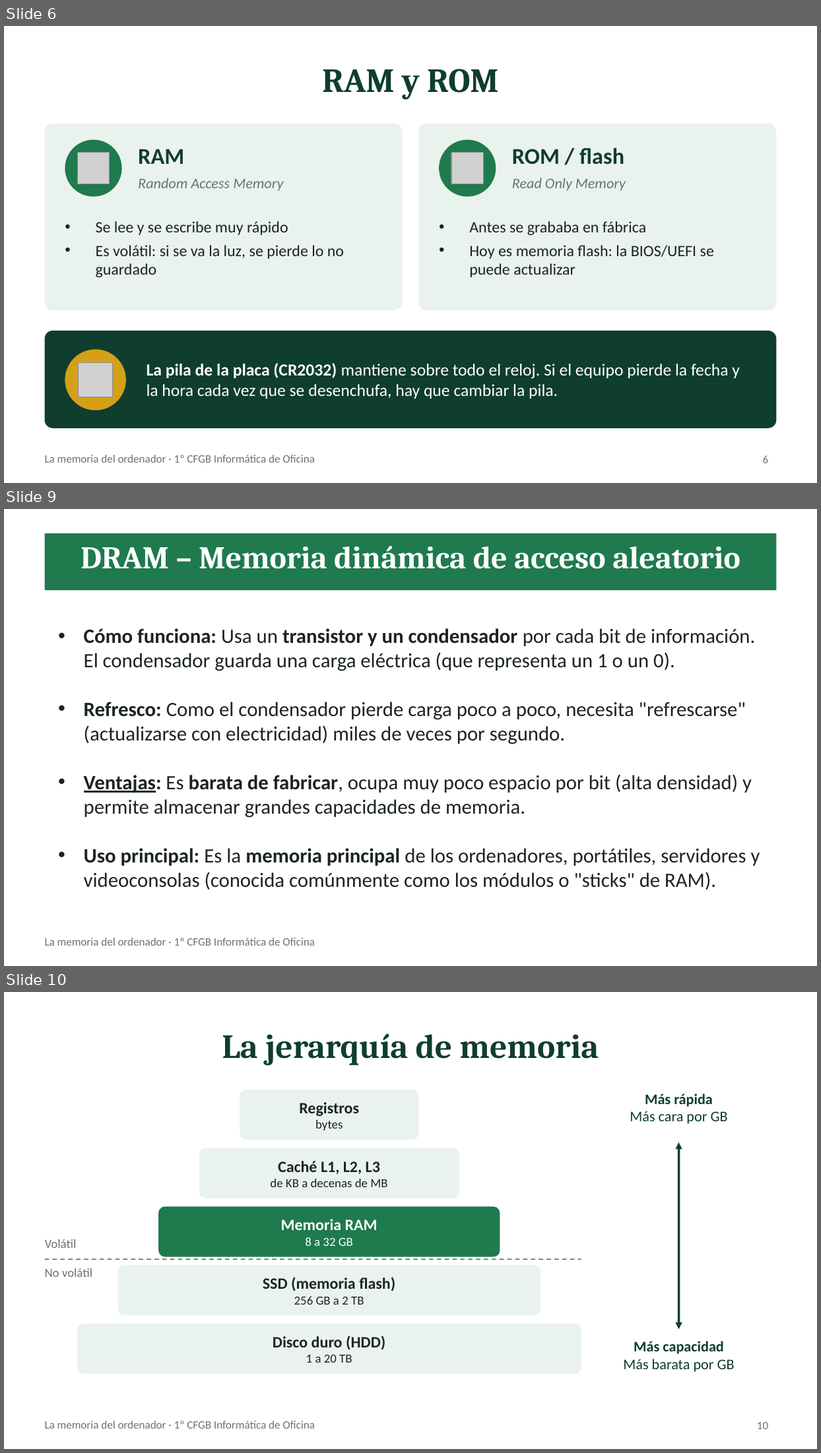
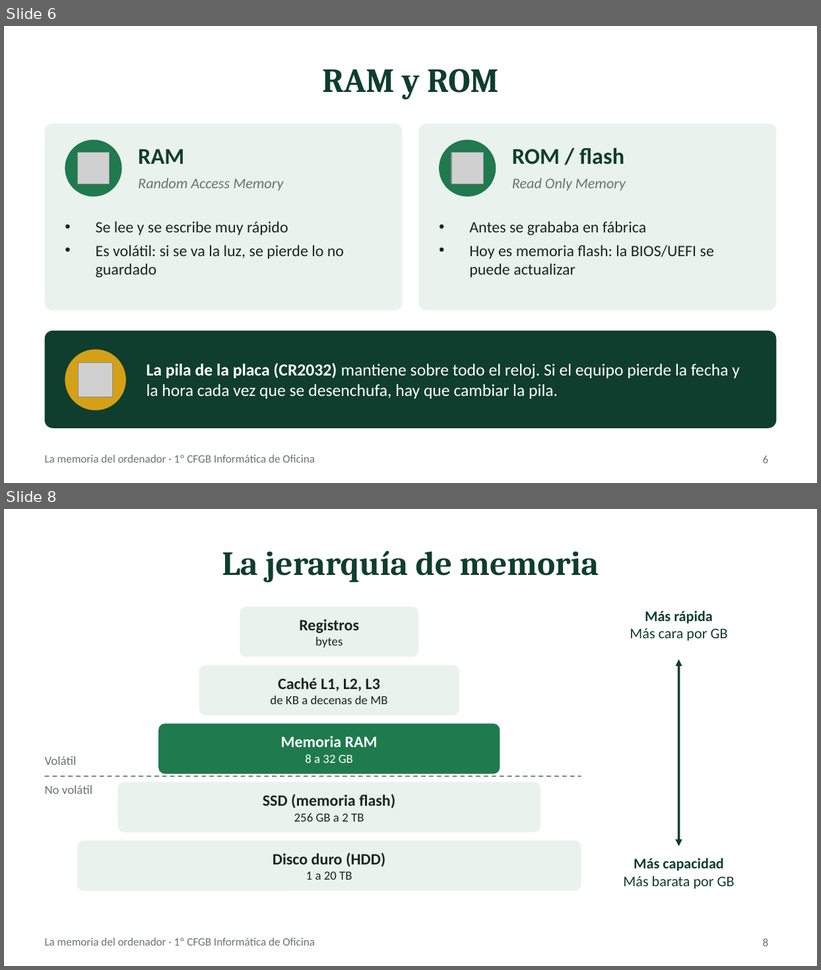
Before and after one commit to fpriesan-web/fpriesan-web.github.io, a slide deck: apuntes/1cfgb-montaje-mantenimiento/tema-3/la-memoria/La_memoria_del_ordenador.pptx. Shown one above the other, each under a label of ours: slides 6, 9 and 10 before the commit, slides 6 and 8 after it; the slides between them are not shown. The pictures are 821x1453 and 821x970 pixels, drawn with LibreOffice and Linux fonts; fonts in the diff are those of the drawing; grey boxes stand for pictures. Boxes give left, top, right and bottom in pixels: in the first picture for what was removed or moved away, otherwise in the second. Text is boxed around its words. In the diff, an @@ line names an element or a change of style, - is before the commit and + after.

```diff
--- a/apuntes/1cfgb-montaje-mantenimiento/tema-3/la-memoria/La_memoria_del_ordenador.pptx
+++ b/apuntes/1cfgb-montaje-mantenimiento/tema-3/la-memoria/La_memoria_del_ordenador.pptx
@@ slide 9 removed at bbox=[4, 509, 817, 966], background #FFFFFF; not listed: 1 template element that a slide beside it also shows @@
@@ title removed at bbox=[45, 533, 776, 590] @@
-DRAM – Memoria dinámica de acceso aleatorio
@@ text removed at bbox=[84, 628, 760, 890] @@
-• Cómo funciona: Usa un transistor y un condensador por cada bit de información. El condensador guarda una carga eléctrica (que representa un 1 o un 0).
-• Refresco: Como el condensador pierde carga poco a poco, necesita "refrescarse" (actualizarse con electricidad) miles de veces por segundo.
-• Ventajas: Es barata de fabricar, ocupa muy poco espacio por bit (alta densidad) y permite almacenar grandes capacidades de memoria.
-• Uso principal: Es la memoria principal de los ordenadores, portátiles, servidores y videoconsolas (conocida comúnmente como los módulos o "sticks" de RAM).
@@ what was slide 10 is now slide 8 @@
@@ page number at bbox=[763, 939, 769, 947]: text changed @@
-10
+8
```
Also in this commit, not shown: 11 slides changed, 5 slides added, 12 other slides removed, 1 other file.
